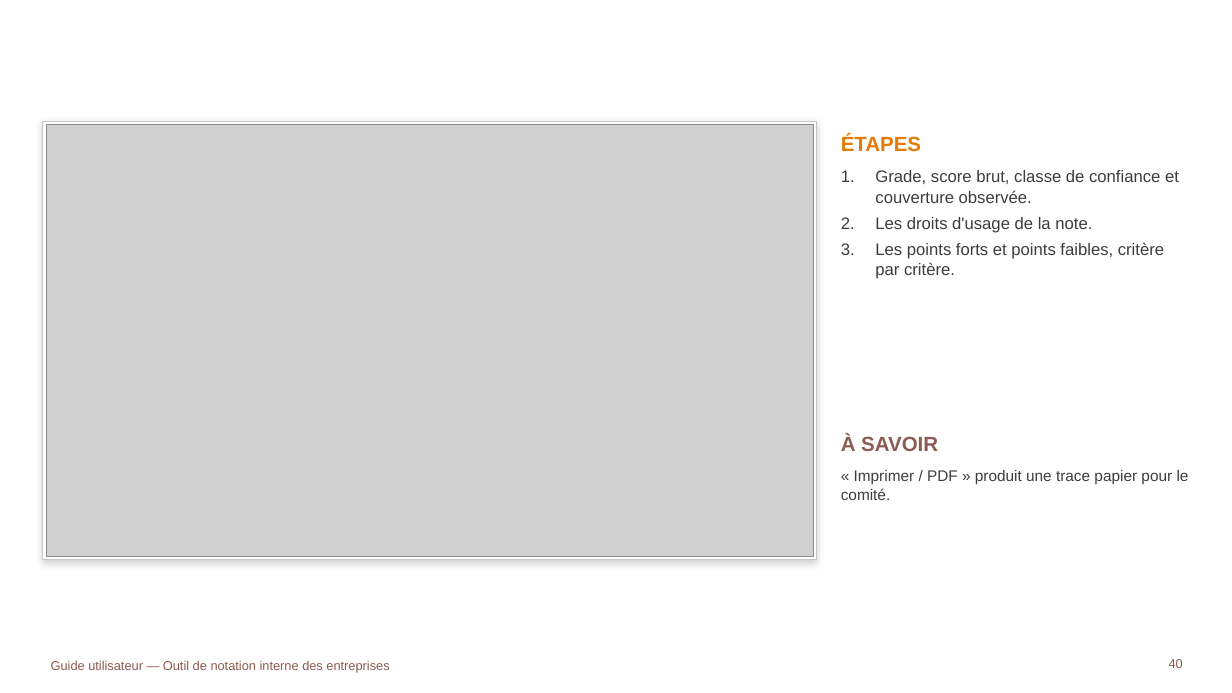
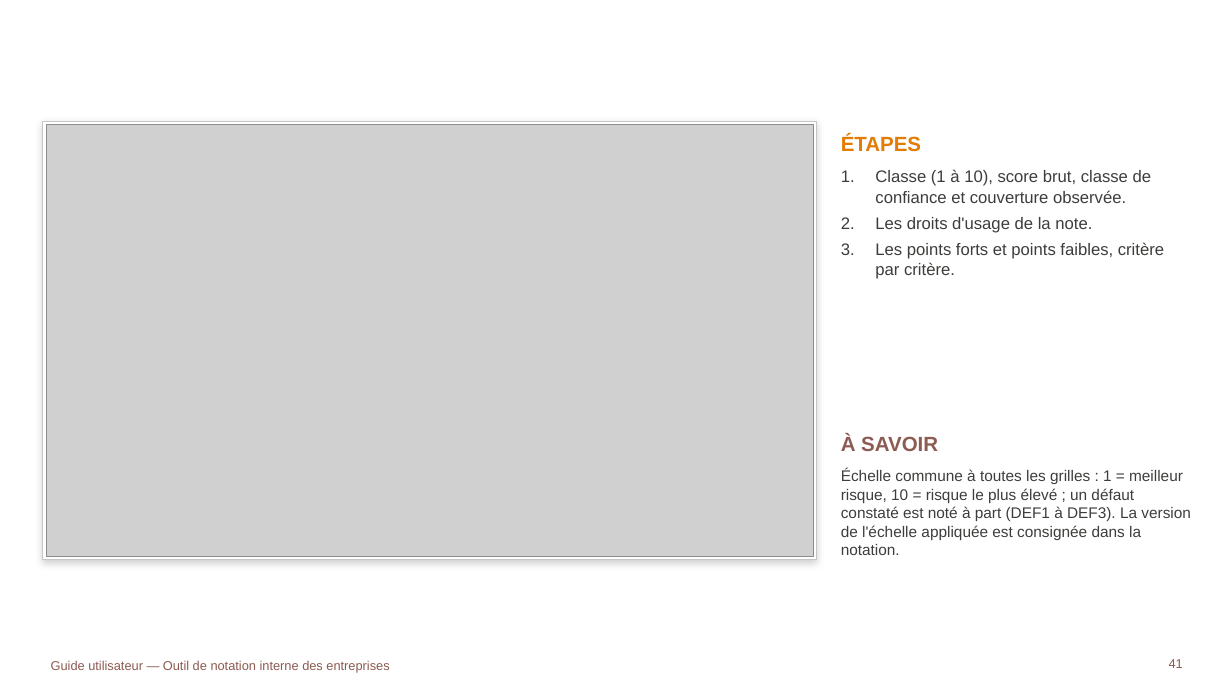
Before and after one commit to tariqeddoumi/Entreprise-scoring-cl, a slide deck: slide 41 of docs/guides/Guide_utilisateur_outil_notation.pptx (slide 40 before the commit). Drawn at 1232x693 pixels with LibreOffice and Linux fonts; fonts in the diff are those of the drawing; grey boxes stand for pictures; background and template pictures are left out. Boxes give left, top, right and bottom in pixels: in the first picture for what was removed or moved away, otherwise in the second. Text is boxed around its words. In the diff, an @@ line names an element or a change of style, - is before the commit and + after.

```diff
--- a/docs/guides/Guide_utilisateur_outil_notation.pptx
+++ b/docs/guides/Guide_utilisateur_outil_notation.pptx
@@ text at box(875, 169, 1152, 203): text changed @@
-1. Grade, score brut, classe de confiance et couverture observée.
+1. Classe (1 à 10), score brut, classe de confiance et couverture observée.
@@ text at box(841, 469, 1191, 555): text changed @@
-« Imprimer / PDF » produit une trace papier pour le comité.
+Échelle commune à toutes les grilles : 1 = meilleur risque, 10 = risque le plus élevé ; un défaut constaté est noté à part (DEF1 à DEF3). La version de l'échelle appliquée est consignée dans la notation.
@@ page number at box(1169, 659, 1183, 668): text changed @@
-40
+41
```
Also in this commit, not shown: 22 other slides changed, 2 slides added, 26 other files.
